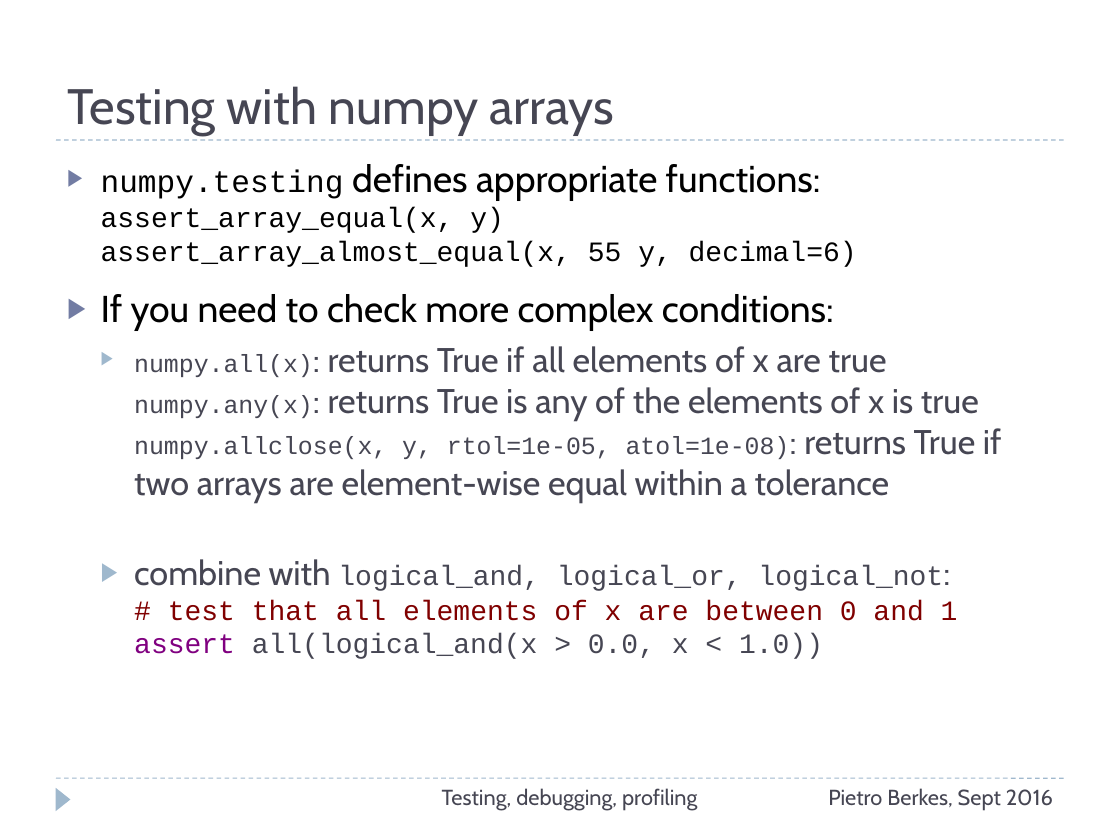
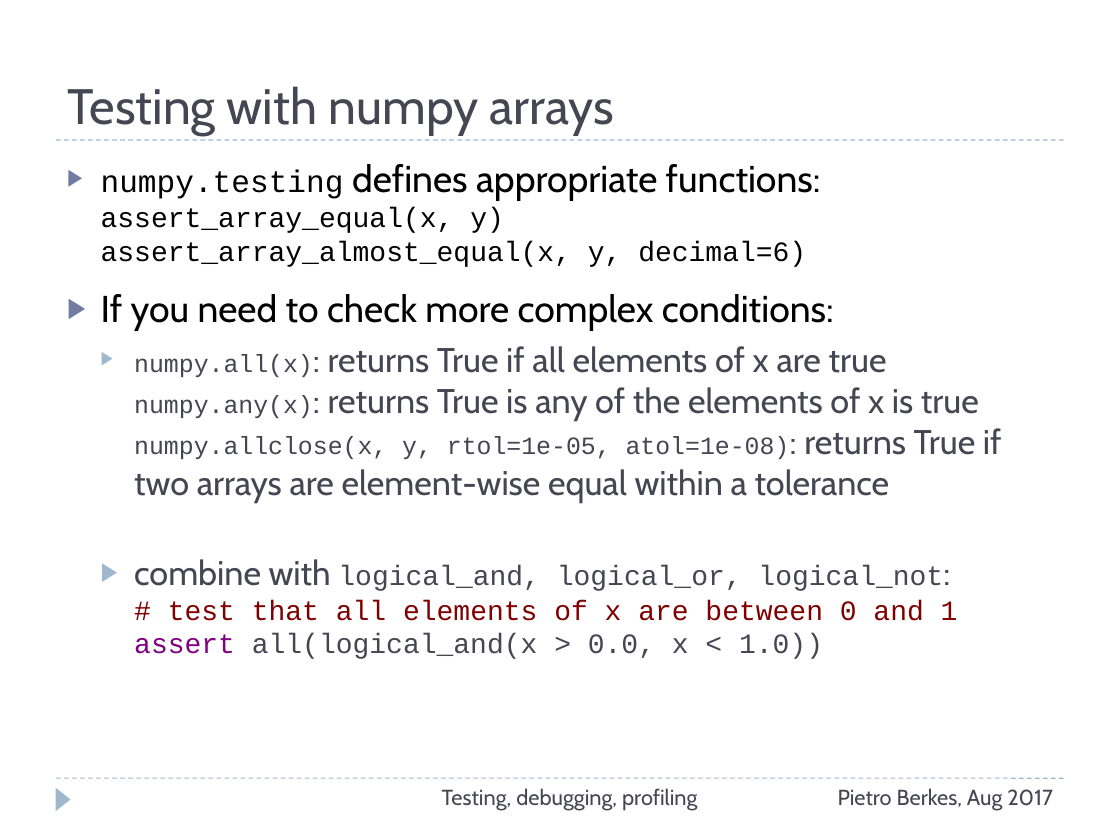
Before and after one commit to ASPP/testing_debugging_profiling, a slide deck: slide 30 of testing-debugging-profiling.pptx (slide 31 before the commit). Drawn at 1120x840 pixels with LibreOffice and Linux fonts; fonts in the diff are those of the drawing. Boxes give left, top, right and bottom in pixels: in the first picture for what was removed or moved away, otherwise in the second. Text is boxed around its words. In the diff, an @@ line names an element or a change of style, - is before the commit and + after.

```diff
--- a/testing-debugging-profiling.pptx
+++ b/testing-debugging-profiling.pptx
@@ text at box(101, 164, 821, 267): text changed @@
-▶ numpy.testing defines appropriate functions:
-  assert_array_equal(x, y)
-  assert_array_almost_equal(x, 55 y, decimal=6)
+▶ numpy.testing defines appropriate functions:
+  assert_array_equal(x, y)
+  assert_array_almost_equal(x, y, decimal=6)
@@ text at box(838, 788, 1053, 811): text changed @@
-Pietro Berkes, Sept 2016
+Pietro Berkes, Aug 2017
```
Also in this commit, not shown: 79 other slides changed, 2 slides added, 1 slide removed, 1 other file.
